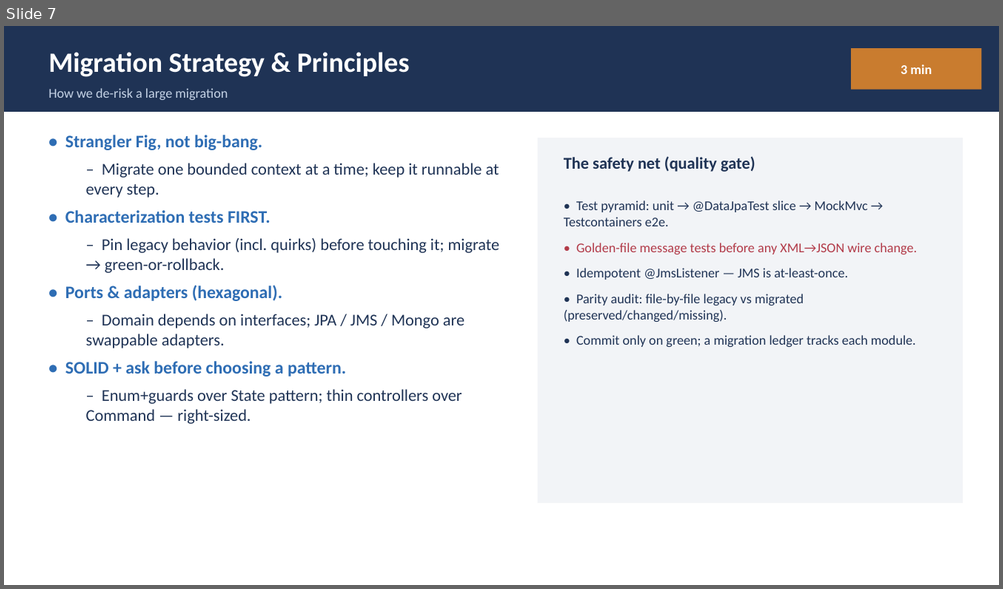
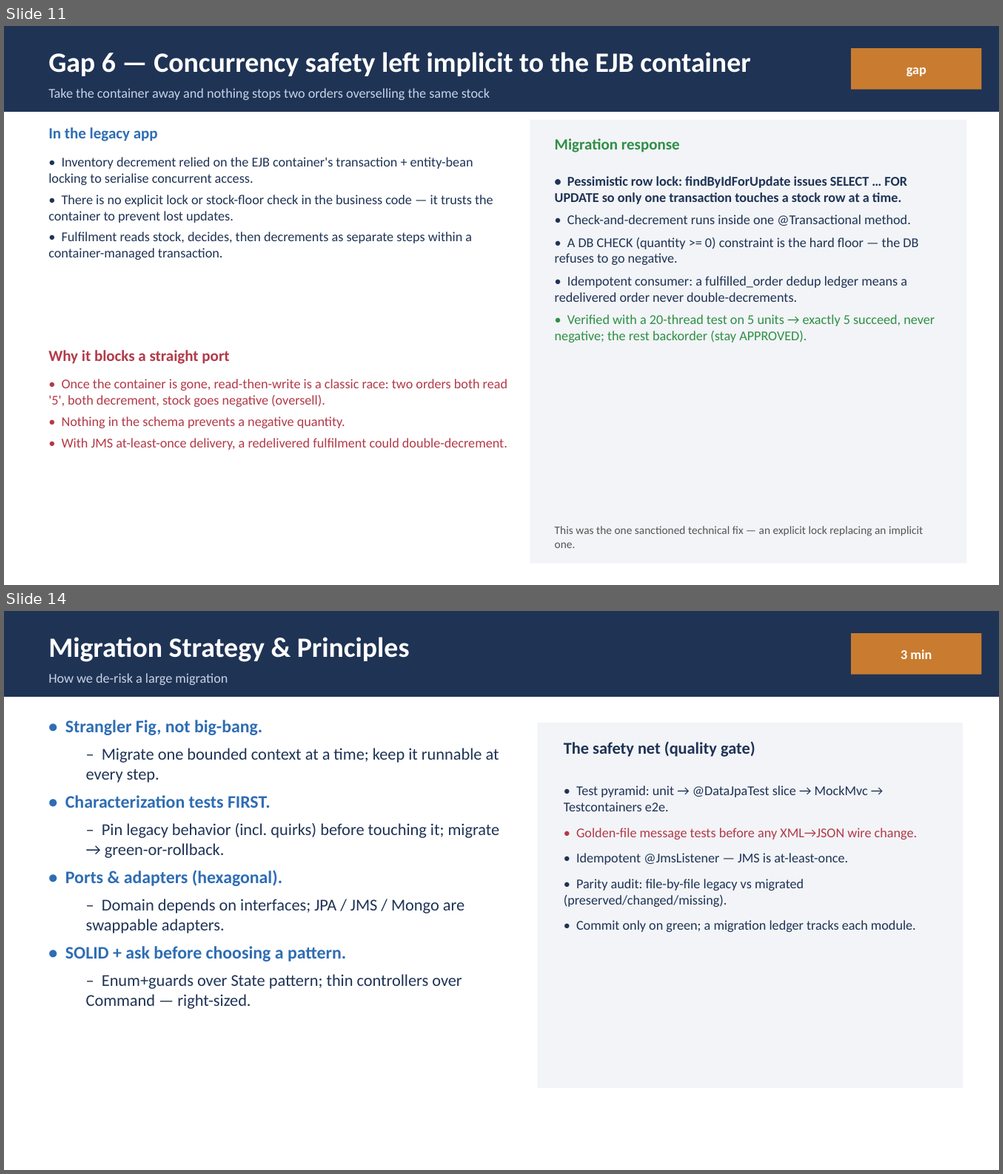
Before and after one commit to Vishak-94/pet-store, a slide deck: docs/PetStore_Demo_45min.pptx. Shown one above the other, each under a label of ours: slide 7 before the commit, slides 11 and 14 after it; the slides between them are not shown. The pictures are 1003x589 and 1003x1174 pixels, drawn with LibreOffice and Linux fonts; fonts in the diff are those of the drawing. Boxes give left, top, right and bottom in pixels: in the first picture for what was removed or moved away, otherwise in the second. Text is boxed around its words. In the diff, an @@ line names an element or a change of style, - is before the commit and + after.

Commit message:
Expand legacy gaps into one detailed slide per gap
Replace the single cramped gaps table + EJB-only primer with:
 - an overview slide listing all 8 gaps, then
 - one full slide per gap (gap_slide helper): what it was in the legacy
   app, why it blocks a straight port, and the migration response, each
   with several detailed bullets.

Gap 2 folds the EJB primer in (session/entity-CMP/MDB + bean-by-bean
Spring mapping). Gaps: J2EE-1.3 EAR/Sun-RI, EJB 2.x, XML-over-JMS,
shared Cloudscape DB, 3-MDB+WAF status, implicit container locking,
Swing/JWS admin, parallel SOAP build. Deck now 26 slides; agenda
gaps section retimed 4->8 min. No shape overflow.

```diff
--- a/docs/PetStore_Demo_45min.pptx
+++ b/docs/PetStore_Demo_45min.pptx
@@ slide 11 added at (x1=4, y1=26, x2=999, y2=585), background #FFFFFF @@
@@ rectangle added at (x1=4, y1=26, x2=999, y2=112), fill #1F3355 @@
@@ text added at (x1=48, y1=52, x2=750, y2=76), 27 pt, text #FFFFFF, bold @@
+Gap 6 — Concurrency safety left implicit to the EJB container
@@ rectangle added at (x1=851, y1=48, x2=982, y2=90), fill #C97C2F @@
@@ text added at (x1=906, y1=67, x2=926, y2=76), 13 pt, text #FFFFFF, bold @@
+gap
@@ text added at (x1=48, y1=88, x2=489, y2=100), 13 pt, text #C5D3E6 @@
+Take the container away and nothing stops two orders overselling the same stock
@@ text added at (x1=48, y1=127, x2=158, y2=141), 15 pt, text #2E6DB4, bold @@
+In the legacy app
@@ rectangle added at (x1=530, y1=120, x2=967, y2=564), fill #F2F4F7 @@
@@ text added at (x1=48, y1=157, x2=493, y2=260), 13 pt, text #1F3355 @@
+• Inventory decrement relied on the EJB container's transaction + entity-bean locking to serialise concurrent access.
+• There is no explicit lock or stock-floor check in the business code — it trusts the container to prevent lost updates.
+• Fulfilment reads stock, decides, then decrements as separate steps within a container-managed transaction.
@@ text added at (x1=555, y1=138, x2=680, y2=153), 15 pt, text #2F8F46, bold @@
+Migration response
@@ text added at (x1=555, y1=176, x2=934, y2=343), 13 pt, text #1F3355 @@
+• Pessimistic row lock: findByIdForUpdate issues SELECT … FOR UPDATE so only one transaction touches a stock row at a time.
+• Check-and-decrement runs inside one @Transactional method.
+• A DB CHECK (quantity >= 0) constraint is the hard floor — the DB refuses to go negative.
+• Idempotent consumer: a fulfilled_order dedup ledger means a redelivered order never double-decrements.
+• Verified with a 20-thread test on 5 units → exactly 5 succeed, never negative; the rest backorder (stay APPROVED).
@@ text added at (x1=48, y1=350, x2=229, y2=364), 15 pt, text #B23A48, bold @@
+Why it blocks a straight port
@@ text added at (x1=48, y1=379, x2=507, y2=450), 13 pt, text #B23A48 @@
+• Once the container is gone, read-then-write is a classic race: two orders both read '5', both decrement, stock goes negative (oversell).
+• Nothing in the schema prevents a negative quantity.
+• With JMS at-least-once delivery, a redelivered fulfilment could double-decrement.
@@ text added at (x1=555, y1=526, x2=922, y2=548), 11 pt, text #555555 @@
+This was the one sanctioned technical fix — an explicit lock replacing an implicit one.
@@ what was slide 7 is now slide 14 @@
```
Also in this commit, not shown: 2 slides changed, 7 other slides added, 1 slide removed, 1 other file.
